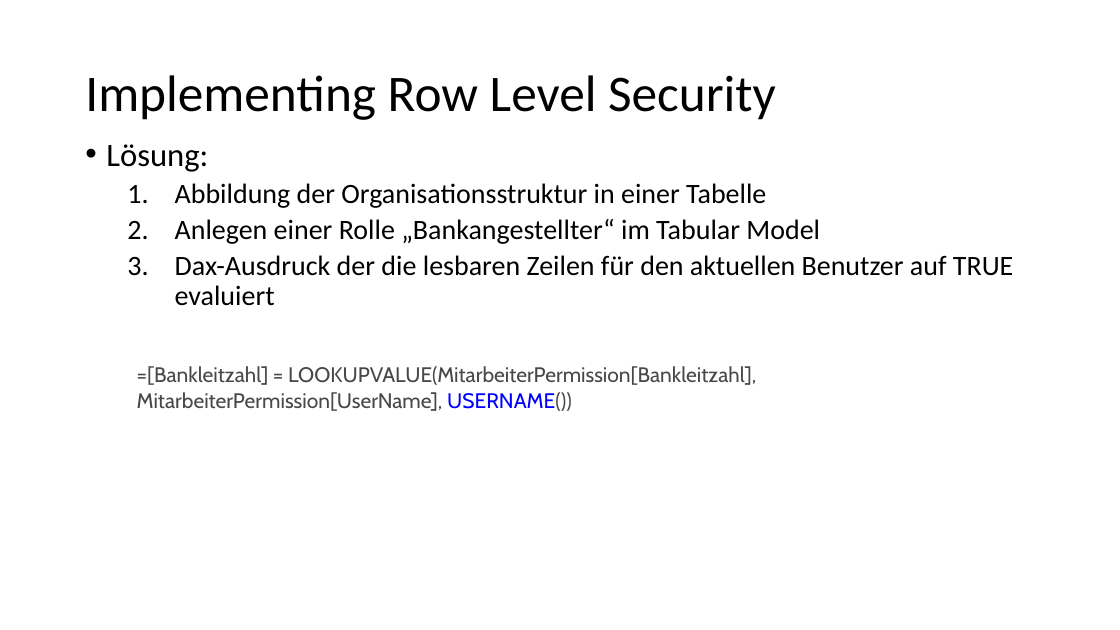
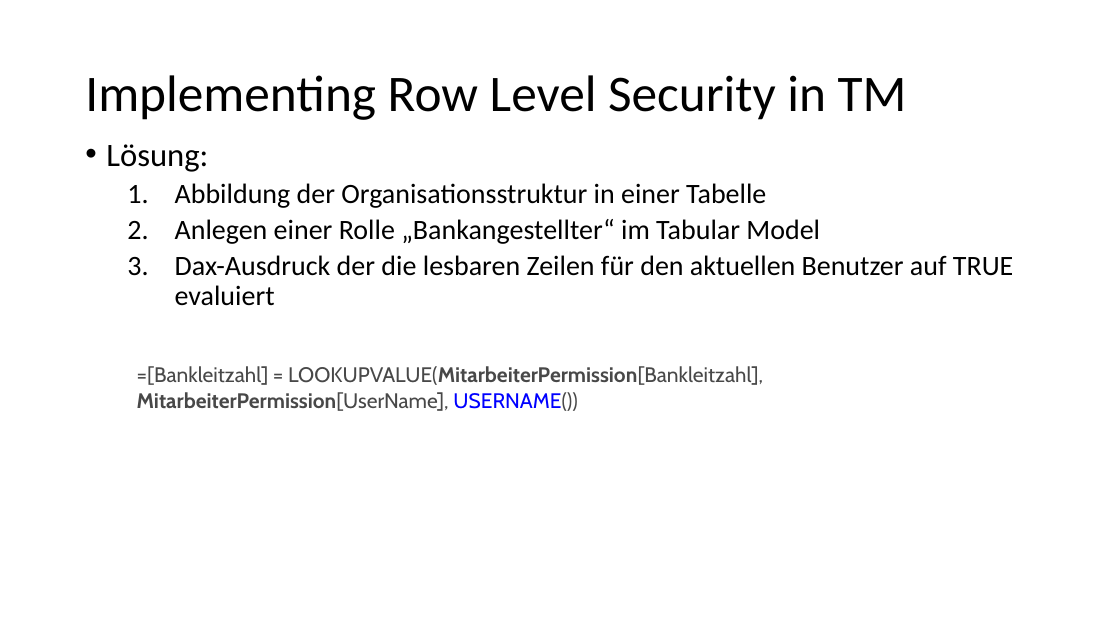
Before and after one commit to LukasSteindl/tabularmodelforfinance, a slide deck: slide 16 of Slides.pptx. Drawn at 1120x630 pixels with LibreOffice and Linux fonts; fonts in the diff are those of the drawing. Boxes give left, top, right and bottom in pixels: in the first picture for what was removed or moved away, otherwise in the second. Text is boxed around its words. In the diff, an @@ line names an element or a change of style, - is before the commit and + after.

Commit message:
added row level security für sql side and slides to for inmemory and direct query

```diff
--- a/Slides.pptx
+++ b/Slides.pptx
@@ title at (x1=85, y1=75, x2=907, y2=120): text changed @@
-Implementing Row Level Security
+Implementing Row Level Security in TM
@@ text "=[Bankleitzahl] = LOOKUPVALUE(MitarbeiterPermission[Bankleit ..." at (x1=137, y1=366, x2=763, y2=411): bold on in "LOOKUPVALUE(MitarbeiterPermission[Bankleitzahl], Mitarbeiter ..." @@
```
Also in this commit, not shown: 3 other slides changed, 3 slides added, 2 slides removed, 1 other file.
